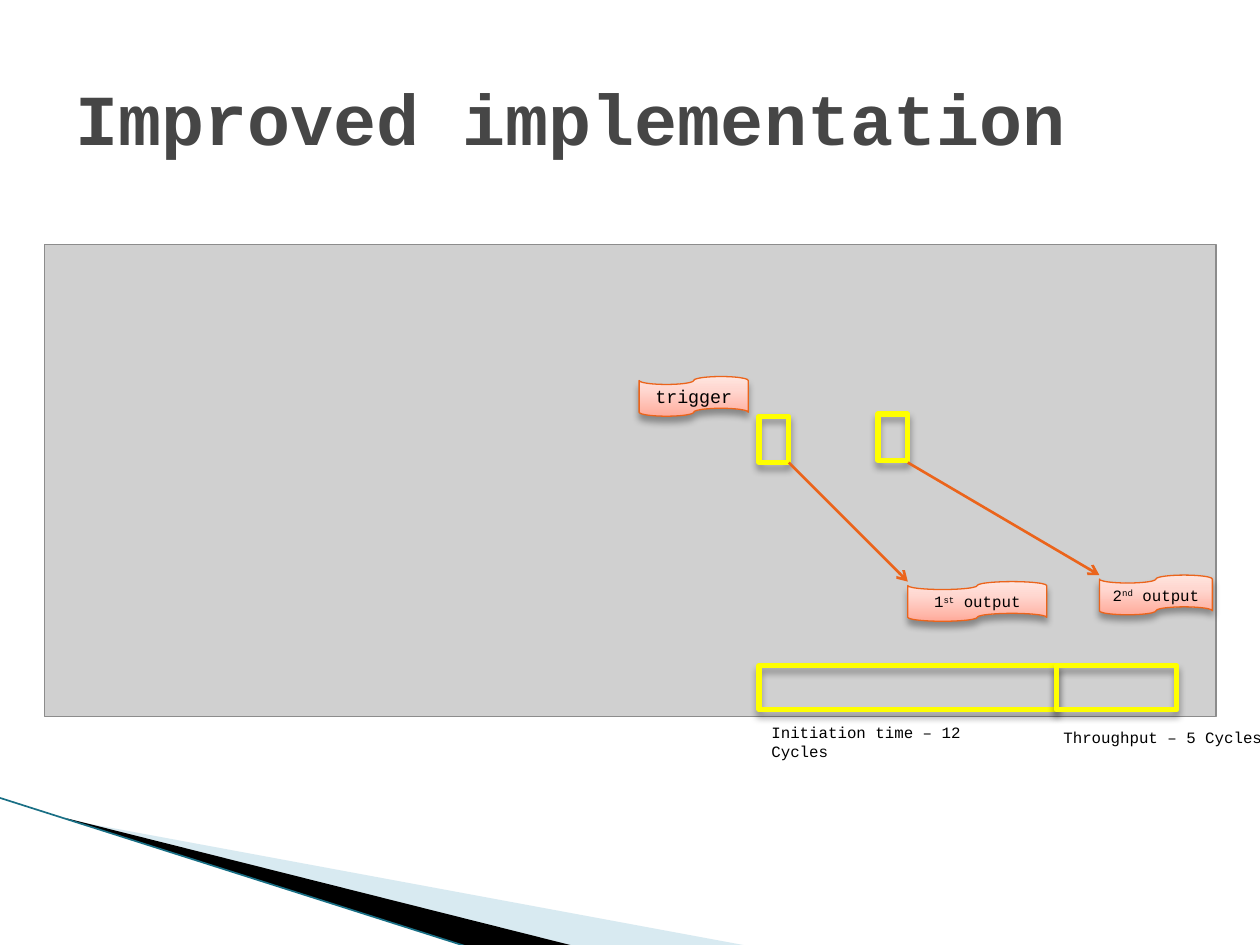
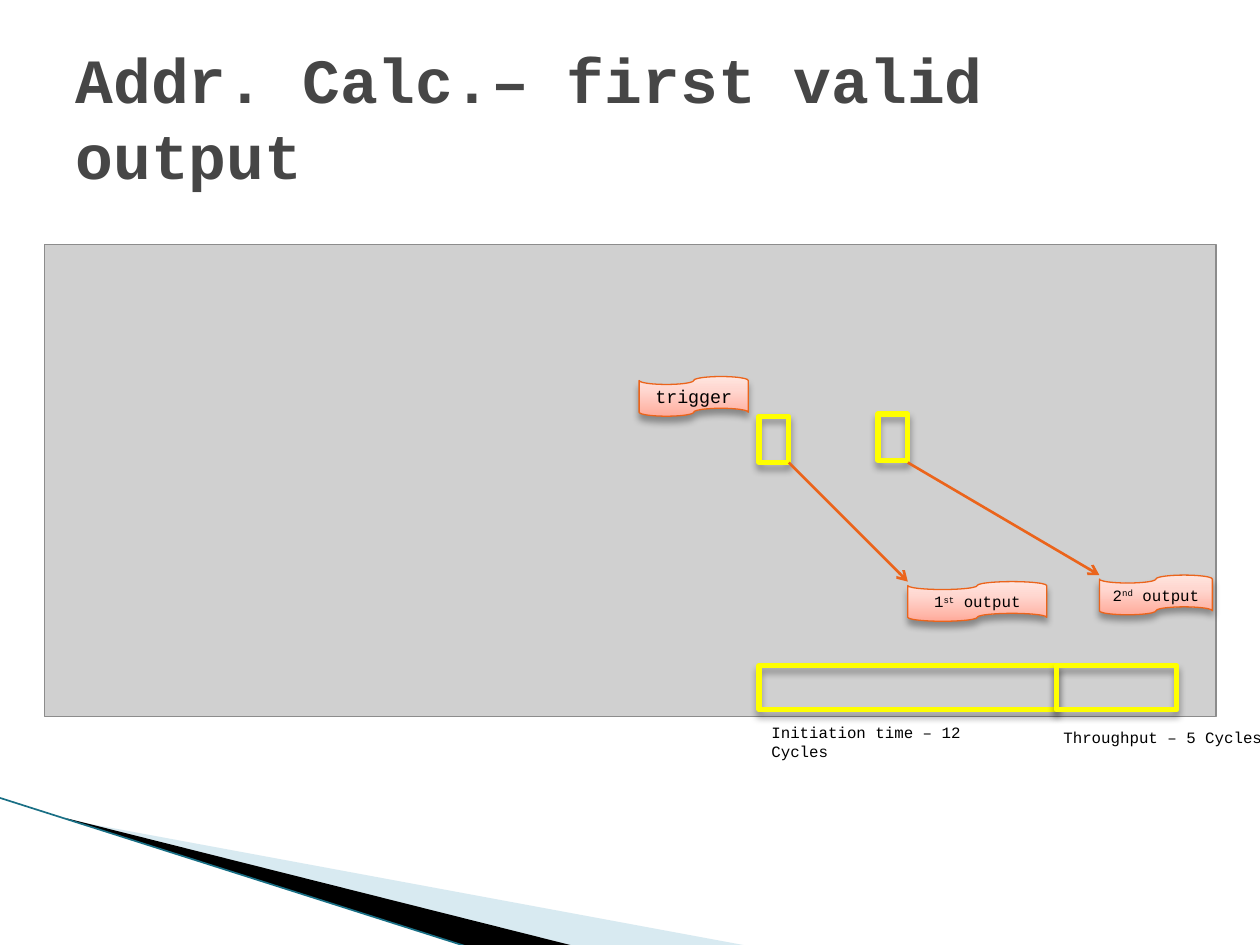
Before and after one commit to shizzz88/image-rotation-technion-ee, a slide deck: slide 24 of Presentation/Final_part_A_Presentation.pptx. Drawn at 1260x945 pixels with LibreOffice and Linux fonts; fonts in the diff are those of the drawing; grey boxes stand for pictures; background and template pictures are left out. Boxes give left, top, right and bottom in pixels: in the first picture for what was removed or moved away, otherwise in the second. Text is boxed around its words. In the diff, an @@ line names an element or a change of style, - is before the commit and + after.

```diff
--- a/Presentation/Final_part_A_Presentation.pptx
+++ b/Presentation/Final_part_A_Presentation.pptx
@@ title at (x1=75, y1=59, x2=983, y2=192): text changed; size 41 to 36 pt @@
-Improved implementation
+Addr. Calc.– first valid output
```
Also in this commit, not shown: 2 other slides changed, 6 slides added, 2 other files.
